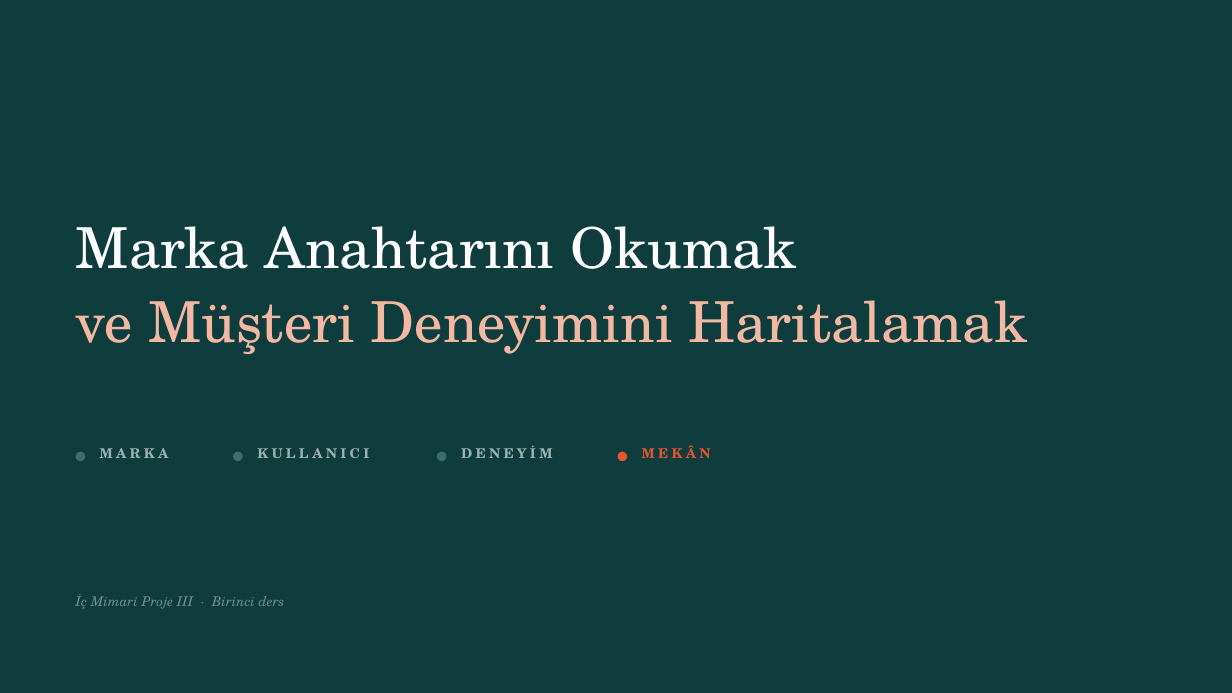
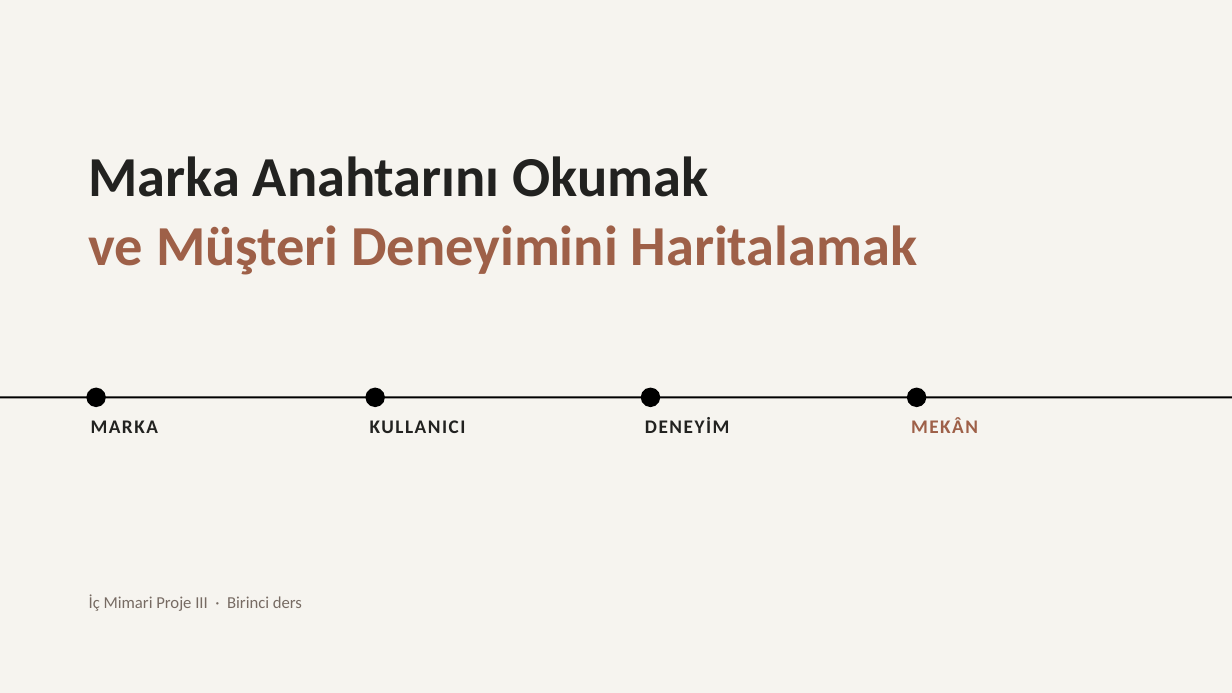
Before and after one commit to bunal91/sanat-ve-mekan, a slide deck: slide 1 of magaza-tasarimi-dersi/IMC301-Sunum-1.pptx. Drawn at 1232x693 pixels with LibreOffice and Linux fonts; fonts in the diff are those of the drawing. Boxes give left, top, right and bottom in pixels: in the first picture for what was removed or moved away, otherwise in the second. Text is boxed around its words. In the diff, an @@ line names an element or a change of style, - is before the commit and + after.

```diff
--- a/magaza-tasarimi-dersi/IMC301-Sunum-1.pptx
+++ b/magaza-tasarimi-dersi/IMC301-Sunum-1.pptx
@@ background #0F3D3E to #F6F4EF @@
@@ text "Marka Anahtarını Okumak": place and size @@
-text "Marka Anahtarını Okumak" at [76, 226, 797, 269]
+text "Marka Anahtarını Okumak" at [89, 156, 709, 197]
@@ text "Marka Anahtarını Okumak" at [89, 156, 709, 197]: font TeX Gyre Schola to Calibri, text colour #FFFFFF to #222220, bold on @@
@@ text "ve Müşteri Deneyimini Haritalamak": place and size @@
-text "ve Müşteri Deneyimini Haritalamak" at [76, 300, 1027, 354]
+text "ve Müşteri Deneyimini Haritalamak" at [89, 225, 918, 275]
@@ text "ve Müşteri Deneyimini Haritalamak" at [89, 225, 918, 275]: font TeX Gyre Schola to Calibri, text colour #F2B8A2 to #9E6048, bold on @@
@@ ellipse added at [87, 389, 104, 407], fill #000000, outline #000000 1.5 pt @@
@@ ellipse added at [366, 389, 384, 407], fill #000000, outline #000000 1.5 pt @@
@@ ellipse added at [642, 389, 660, 407], fill #000000, outline #000000 1.5 pt @@
@@ ellipse added at [908, 389, 925, 407], fill #000000, outline #000000 1.5 pt @@
@@ line added from (0, 397) to (1232, 397), #000000 1.5 pt @@
@@ text "MARKA": place and size @@
-text "MARKA" at [100, 448, 169, 458]
+text "MARKA" at [91, 420, 159, 433]
@@ text "KULLANICI": place and size @@
-text "KULLANICI" at [257, 448, 369, 458]
+text "KULLANICI" at [370, 420, 466, 433]
@@ size 10.5 to 15 pt, font TeX Gyre Schola to Calibri, text colour #9DB3AF to #222220, letter spacing 2.6 to 1.2 pt in 3 elements at [91, 420, 159, 433], [370, 420, 466, 433], [645, 417, 730, 433] @@
@@ text "DENEYİM": place and size @@
-text "DENEYİM" at [461, 445, 552, 458]
+text "DENEYİM" at [645, 417, 730, 433]
@@ text "MEKÂN": place and size @@
-text "MEKÂN" at [642, 445, 711, 458]
+text "MEKÂN" at [911, 417, 978, 433]
@@ text "MEKÂN" at [911, 417, 978, 433]: size 10.5 to 15 pt, font TeX Gyre Schola to Calibri, text colour #E4572E to #9E6048, letter spacing 2.6 to 1.2 pt @@
@@ ellipse removed at [76, 452, 84, 460] @@
@@ ellipse removed at [234, 452, 242, 460] @@
@@ ellipse removed at [438, 452, 446, 460] @@
@@ ellipse removed at [618, 452, 627, 460] @@
@@ text "İç Mimari Proje III · ...": place and size @@
-text "İç Mimari Proje III · ..." at [76, 594, 285, 609]
+text "İç Mimari Proje III · ..." at [89, 594, 302, 611]
@@ text "İç Mimari Proje III · ..." at [89, 594, 302, 611]: size 10.5 to 13 pt, font TeX Gyre Schola to Calibri, text colour #6E8F8B to #776B63, italic off @@
```
Also in this commit, not shown: 17 other slides changed, 1 other file.
